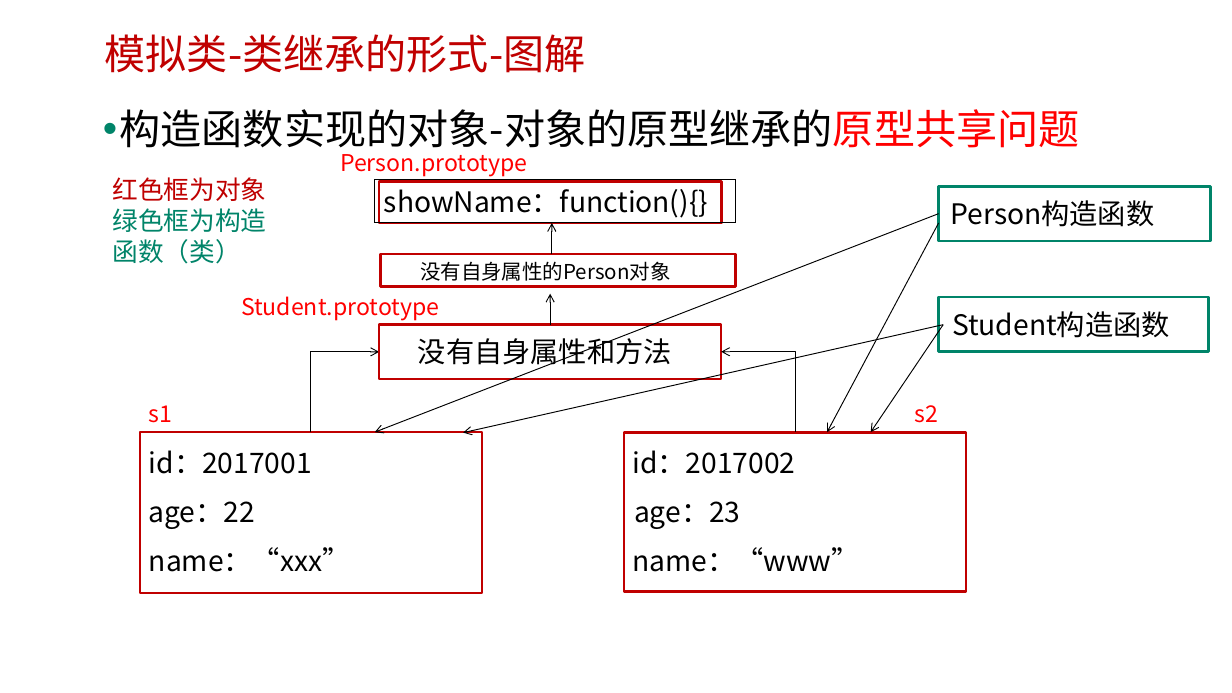
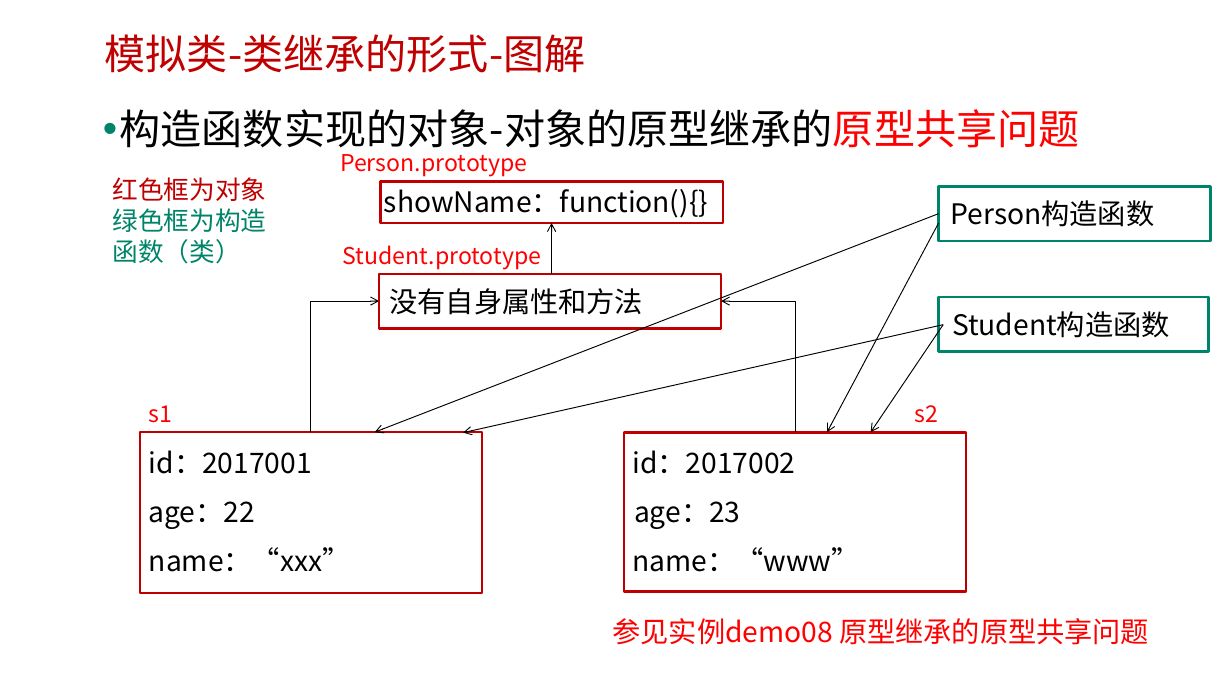
Before and after one commit to edu2act/course-javascript-advanced, a slide deck: slide 10 of 课程PPT/17.深入理解JS的继承方式.pptx. Drawn at 1232x693 pixels with LibreOffice and Linux fonts; fonts in the diff are those of the drawing; background and template pictures are left out. Boxes give left, top, right and bottom in pixels: in the first picture for what was removed or moved away, otherwise in the second. Text is boxed around its words. In the diff, an @@ line names an element or a change of style, - is before the commit and + after.

```diff
--- a/课程PPT/17.深入理解JS的继承方式.pptx
+++ b/课程PPT/17.深入理解JS的继承方式.pptx
@@ text "showName：function(){}": place and size @@
-text "showName：function(){}" at [375,179,736,223]
+text "showName：function(){}" at [384,189,708,218]
@@ text "showName：function(){}" at [384,189,708,218]: outline #000000 0.75 pt to none @@
@@ text "Student.prototype": place and size @@
-text "Student.prototype" at [241,296,440,320]
+text "Student.prototype" at [343,245,542,269]
@@ arrow moved from (550, 324) - (550, 294) to (552, 274) - (552, 223) @@
@@ arrow removed from (552, 254) to (552, 223) @@
@@ rectangle removed at [381,254,736,287] @@
@@ text removed at [420,261,670,281] @@
-没有自身属性的Person对象
@@ rectangle: place and size @@
-rectangle at [379,324,721,379]
+rectangle at [379,274,721,328]
@@ text "没有自身属性和方法" rewrapped from [418,334,672,370] to [389,288,643,315] @@
@@ elbow arrow moved from (311, 433) - (379, 352) to (311, 433) - (379, 301) @@
@@ elbow arrow moved from (795, 433) - (721, 352) to (795, 433) - (721, 301) @@
@@ text added at [613,618,1149,645], 22 pt, text #FF0000 @@
+参见实例demo08 原型继承的原型共享问题
```
Also in this commit, not shown: 1 other slide changed.
